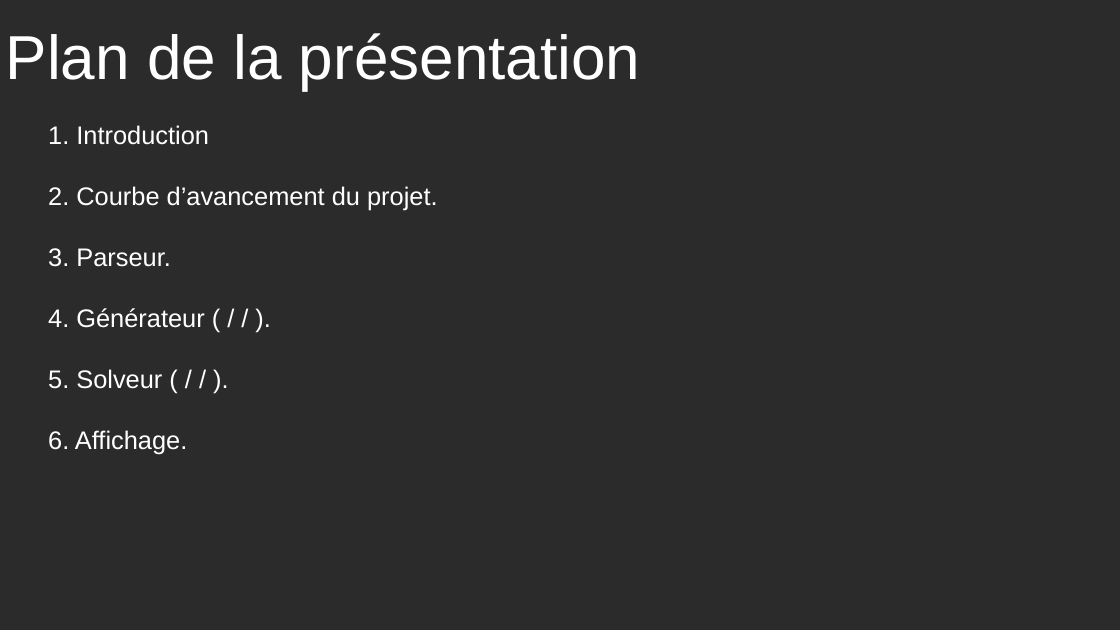
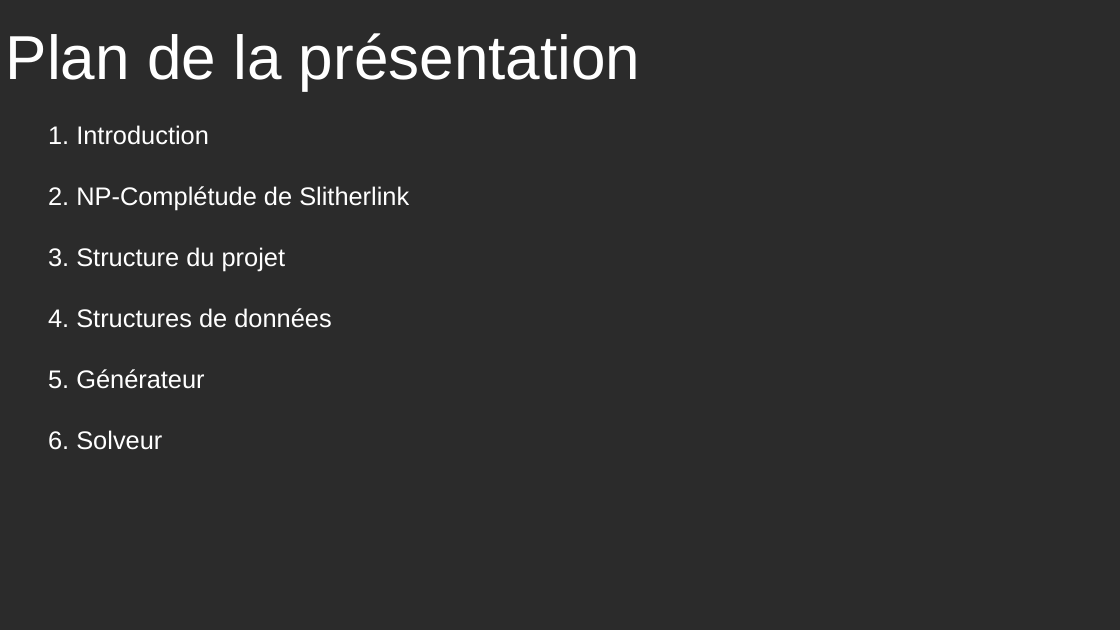
Before and after one commit to Aquaj/slitherlink-solver, a slide deck: slide 2 of slitherlink/doc/Presentation.odp. Drawn at 1120x630 pixels with LibreOffice and Linux fonts; fonts in the diff are those of the drawing; background and template pictures are left out; a plain dark background stands for a picture behind light text. Boxes give left, top, right and bottom in pixels: in the first picture for what was removed or moved away, otherwise in the second. Text is boxed around its words. In the diff, an @@ line names an element or a change of style, - is before the commit and + after.

Commit message:
Presentation

```diff
--- a/slitherlink/doc/Presentation.odp
+++ b/slitherlink/doc/Presentation.odp
@@ text at (x1=48, y1=186, x2=409, y2=450): text changed @@
-2. Courbe d’avancement du projet.
-3. Parseur.
-4. Générateur ( / / ).
-5. Solveur ( / / ).
-6. Affichage.
+2. NP-Complétude de Slitherlink
+3. Structure du projet
+4. Structures de données
+5. Générateur
+6. Solveur
```
Also in this commit, not shown: 15 other slides changed, 5 slides added, 3 slides removed.
